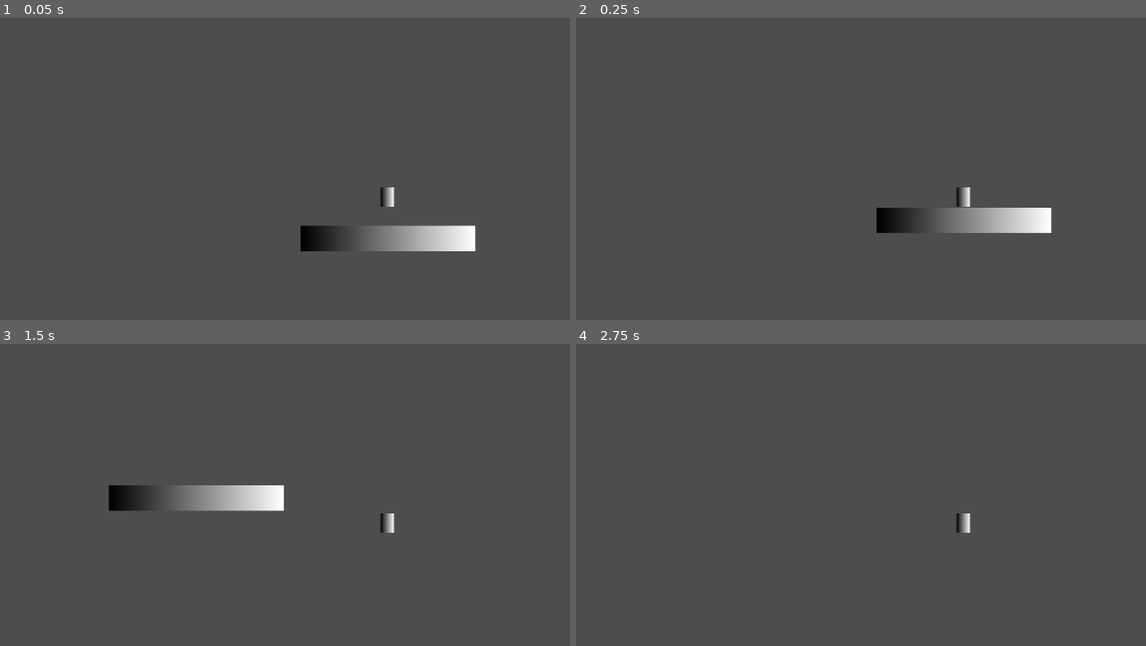
Above: before the commit, frames 1-4 (two rows, left to right).
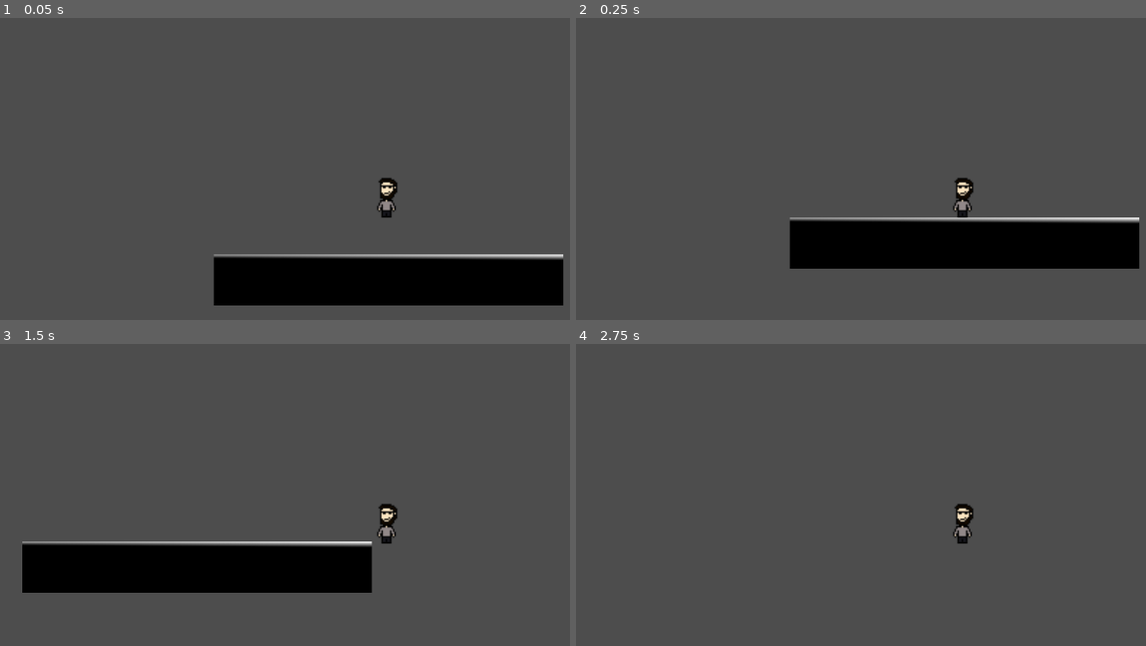
Above: after the commit, the same moments.

Repository: Andrej-sv81/GodotGame
Game: Godot game, scene res://scenes/main/world_scene.tscn
Same seed, same stepped clock (60 frames per second), same inputs: the game is played once before the commit and once after it.
Inputs:
- Up to frame 1 (0.05 s): no input
- Up to frame 2 (0.25 s): no input
- Up to frame 3 (1.5 s): tap Enter (ui_accept) at 0.5, 0.77 s; hold Right (ui_right) from 0.53 s (still down)
- Up to frame 4 (2.75 s): tap Enter (ui_accept) at 1.52 s; release Right (ui_right) at 2.03 s; hold Left (ui_left) from 2.03 s (still down)

The runs differ from the first frame. In frame 1, 13% of the frame differs, in the area x 37-99%, y 52-96%; in frame 2, 11%; in frame 3, 13%; in frame 4, 0.3%.

Commit message:
Player sprite test

Diff:
--- a/entities/player/CharacterBody2D.gd
+++ b/entities/player/CharacterBody2D.gd
@@ -1,8 +1,8 @@
 extends CharacterBody2D
 
 
-const SPEED = 300.0
-const JUMP_VELOCITY = -400.0
+const SPEED = 150.0
+const JUMP_VELOCITY = -250.0
 
 # Get the gravity from the project settings to be synced with RigidBody nodes.
 var gravity = ProjectSettings.get_setting("physics/2d/default_gravity")
--- a/entities/player/player.tscn
+++ b/entities/player/player.tscn
@@ -1,11 +1,7 @@
-[gd_scene load_steps=5 format=3 uid="uid://circpv8e872nx"]
+[gd_scene load_steps=4 format=3 uid="uid://circpv8e872nx"]
 
 [ext_resource type="Script" path="res://entities/player/CharacterBody2D.gd" id="1_jitwv"]
-
-[sub_resource type="Gradient" id="Gradient_r2tmg"]
-
-[sub_resource type="GradientTexture2D" id="GradientTexture2D_hraxf"]
-gradient = SubResource("Gradient_r2tmg")
+[ext_resource type="Texture2D" uid="uid://dkf1g4w5l0lpp" path="res://entities/player/urk2.png" id="2_shrbn"]
 
 [sub_resource type="CapsuleShape2D" id="CapsuleShape2D_2sb61"]
 
@@ -13,11 +9,12 @@
 script = ExtResource("1_jitwv")
 
 [node name="Camera2D" type="Camera2D" parent="."]
+zoom = Vector2(2, 2)
 
 [node name="Sprite2D" type="Sprite2D" parent="."]
-position = Vector2(9.53674e-07, -0.500001)
-scale = Vector2(0.3125, 0.453125)
-texture = SubResource("GradientTexture2D_hraxf")
+position = Vector2(1, -2.5625)
+scale = Vector2(1.0625, 1.08984)
+texture = ExtResource("2_shrbn")
 
 [node name="CollisionShape2D" type="CollisionShape2D" parent="."]
 shape = SubResource("CapsuleShape2D_2sb61")
--- a/scenes/main/world_scene.tscn
+++ b/scenes/main/world_scene.tscn
@@ -9,6 +9,7 @@
 
 [sub_resource type="GradientTexture2D" id="GradientTexture2D_iuc1w"]
 gradient = SubResource("Gradient_k1euy")
+fill_from = Vector2(0.995413, 0.110092)
 
 [node name="WorldScene" type="Node2D"]
 
Binary file added: entities/player/urk2.png
Not shown, added: entities/player/urk2.png.import
